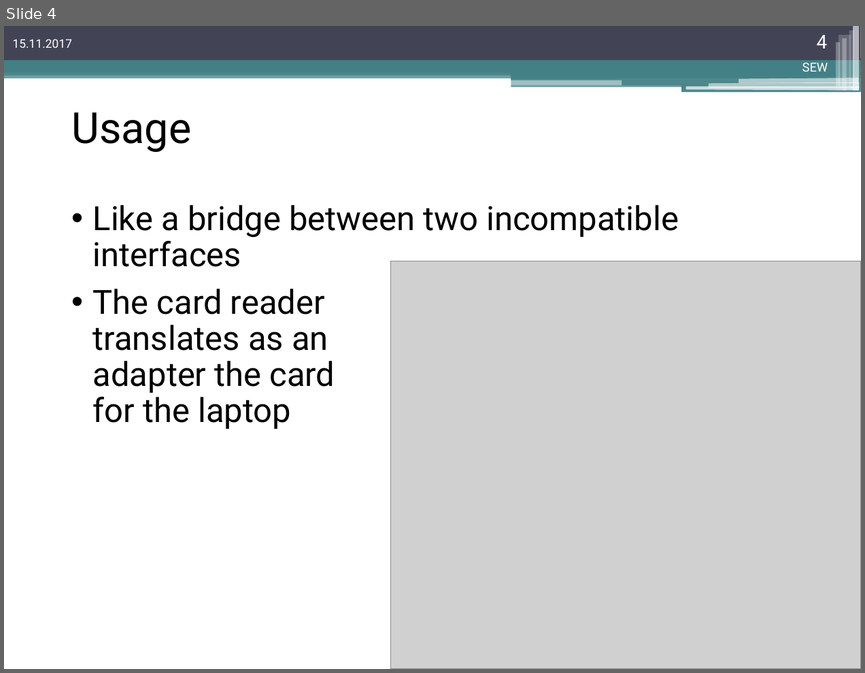
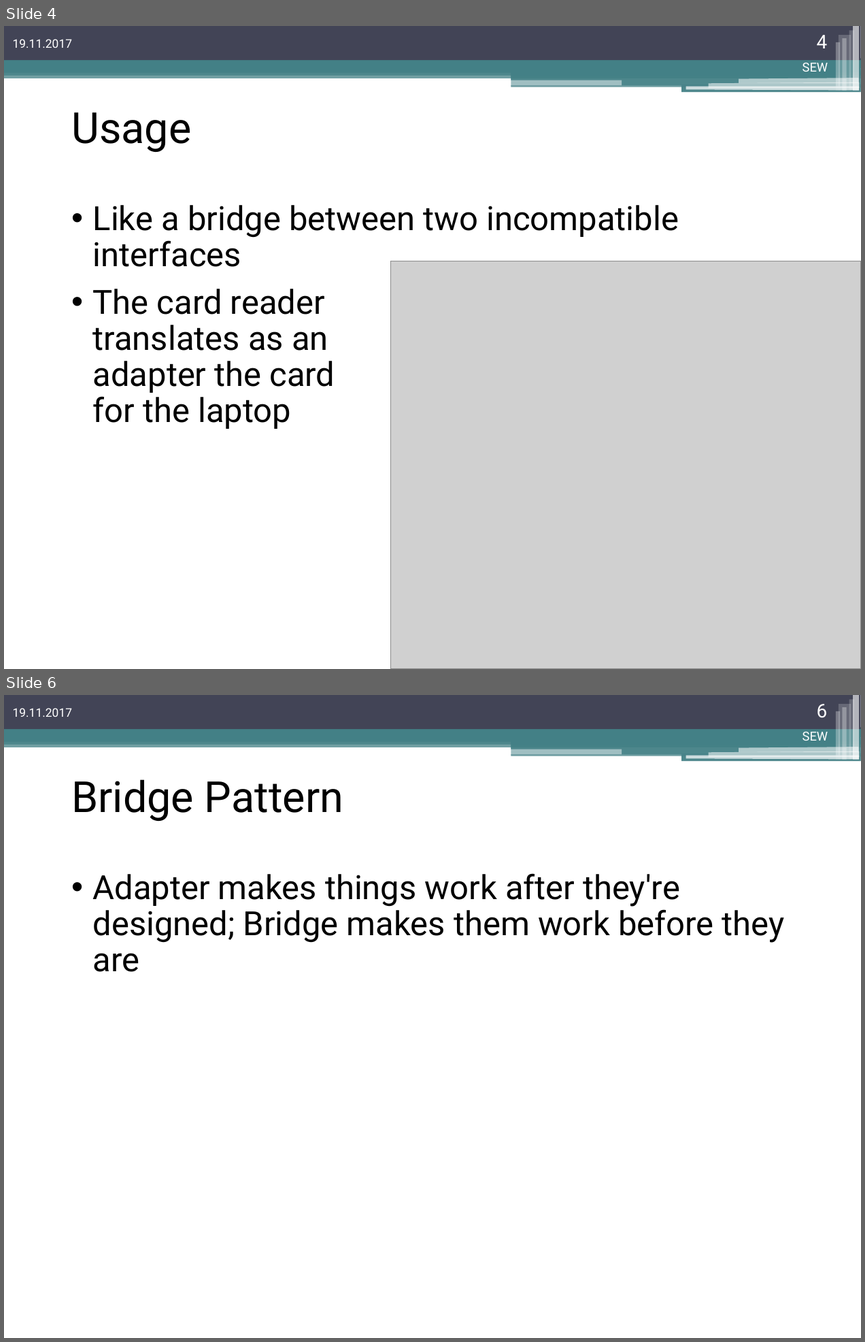
Before and after one commit to stefan4h/CSharp_Patterns_WPF_Games, a slide deck: Adapter Pattern Referat/Adapter Design Pattern.pptx. Shown one above the other, each under a label of ours: slide 4 before the commit, slides 4 and 6 after it; the slides between them are not shown. The pictures are 865x673 and 865x1342 pixels, drawn with LibreOffice and Linux fonts; fonts in the diff are those of the drawing; grey boxes stand for pictures. Boxes give left, top, right and bottom in pixels: in the first picture for what was removed or moved away, otherwise in the second. Text is boxed around its words. In the diff, an @@ line names an element or a change of style, - is before the commit and + after.

Commit message:
Adapter Pattern Referat-Überarbeitete Version

```diff
--- a/Adapter Pattern Referat/Adapter Design Pattern.pptx
+++ b/Adapter Pattern Referat/Adapter Design Pattern.pptx
@@ slide 6 added at box(4, 695, 861, 1338), background #FFFFFF; not listed: 32 template elements that a slide beside it also shows @@
@@ text added at box(13, 708, 73, 717), 10 pt, text #FFFFFF @@
+19.11.2017
@@ page number added at box(817, 704, 827, 718), 16 pt, text #FFFFFF @@
+6
@@ text added at box(802, 732, 827, 741), 10.5 pt, text #FFFFFF @@
+SEW
@@ title added at box(71, 779, 343, 821), 36 pt, text #000000 @@
+Bridge Pattern
@@ text added at box(93, 873, 785, 972), 28 pt, text #000000 @@
+• Adapter makes things work after they're designed; Bridge makes them work before they are
@@ slide 4 changed as well @@
@@ text at box(13, 39, 73, 48): text changed @@
-15.11.2017
+19.11.2017
```
Also in this commit, not shown: 14 other slides changed, 2 other slides added, 4 other files.
